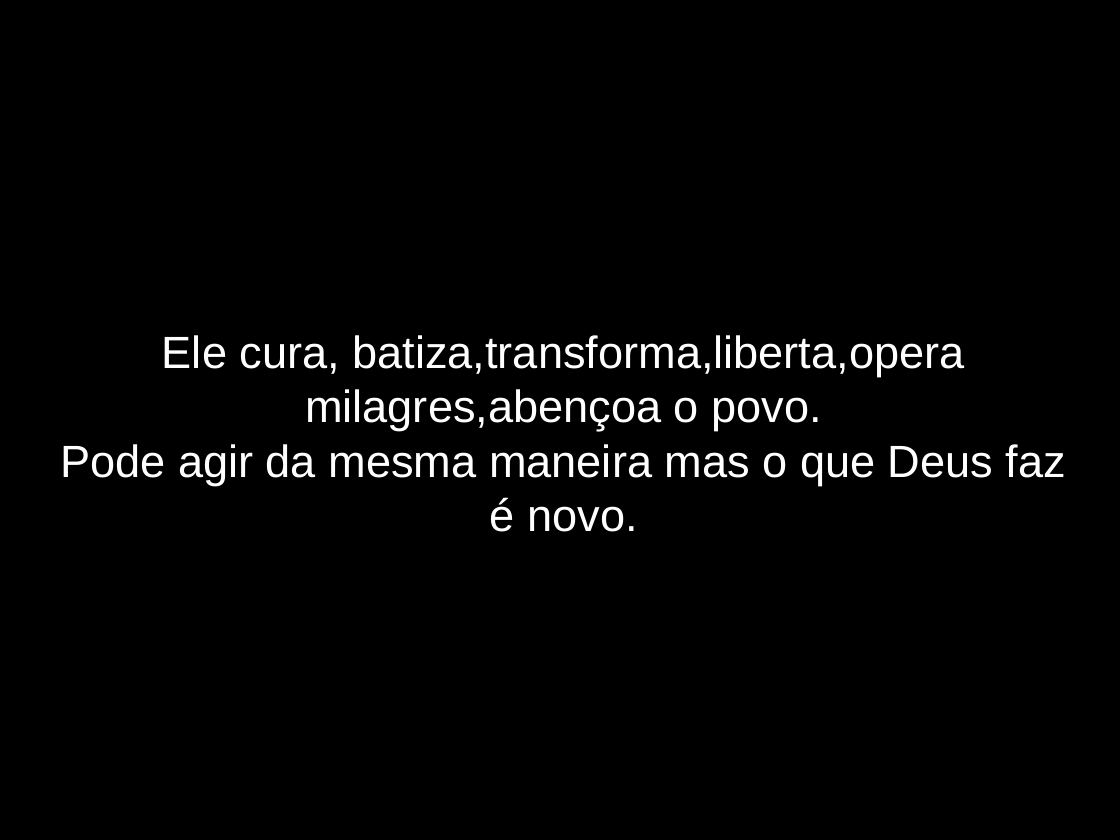
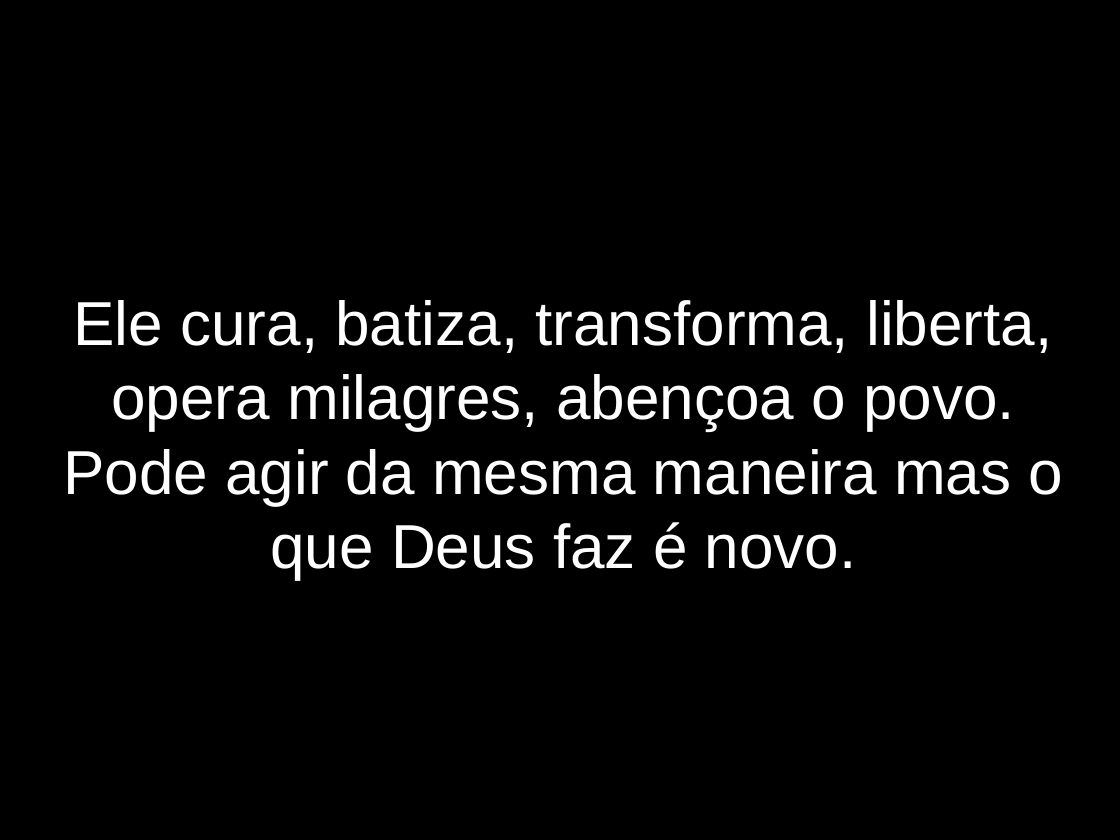
Before and after one commit to lazaroness/ChurchFiles, a slide deck: slide 6 of elshaday/LetrasApresentacao/EInedito.odp. Drawn at 1120x840 pixels with LibreOffice and Linux fonts; fonts in the diff are those of the drawing. Boxes give left, top, right and bottom in pixels: in the first picture for what was removed or moved away, otherwise in the second. Text is boxed around its words. In the diff, an @@ line names an element or a change of style, - is before the commit and + after.

```diff
--- a/elshaday/LetrasApresentacao/EInedito.odp
+++ b/elshaday/LetrasApresentacao/EInedito.odp
@@ subtitle at [74, 300, 1052, 430]: text changed; size 32 to 44 pt @@
-Ele cura, batiza,transforma,liberta,opera milagres,abençoa o povo.
+Ele cura, batiza, transforma, liberta, opera milagres, abençoa o povo.
@@ subtitle at [63, 449, 1064, 579]: size 32 to 44 pt in "Pode agir da mesma maneira mas o ..." @@
```
Also in this commit, not shown: 10 other slides changed, 1 slide removed.
